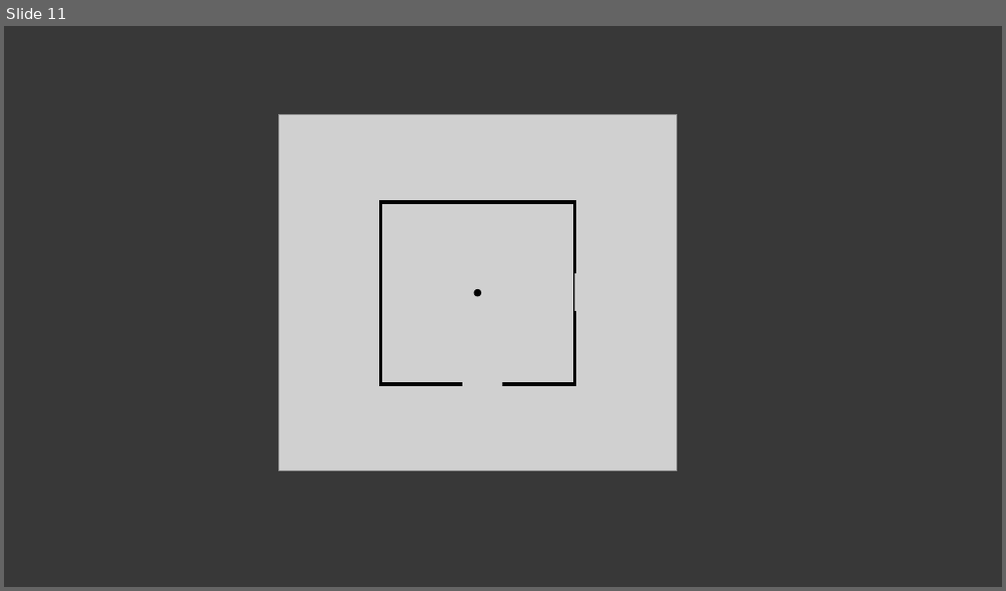
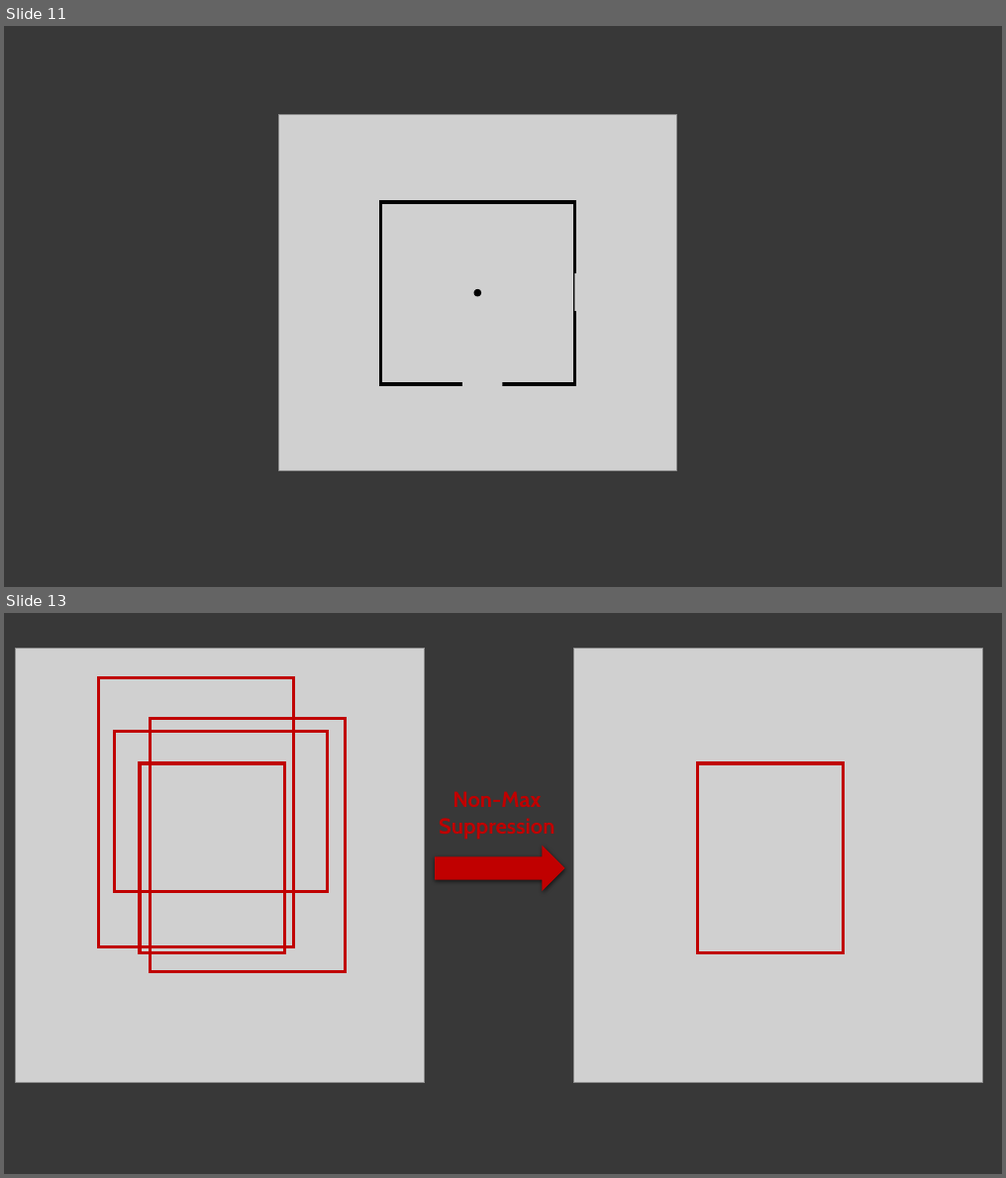
Before and after one commit to mhrafiei/figures, a slide deck: 20240422.pptx. Shown one above the other, each under a label of ours: slide 11 before the commit, slides 11 and 13 after it; the slides between them are not shown. The pictures are 1006x591 and 1006x1178 pixels, drawn with LibreOffice and Linux fonts; fonts in the diff are those of the drawing; grey boxes stand for pictures. Boxes give left, top, right and bottom in pixels: in the first picture for what was removed or moved away, otherwise in the second. Text is boxed around its words. In the diff, an @@ line names an element or a change of style, - is before the commit and + after.

```diff
--- a/20240422.pptx
+++ b/20240422.pptx
@@ slide 13 added at (4,613,1002,1174), background #383838 @@
@@ picture added at (573,649,982,1083) @@
@@ group added at (16,649,425,1083): 4 rectangles, 1 picture @@
@@ rectangle added at (697,763,843,954), outline #C00000 3 pt @@
@@ text added at (439,791,554,840), 21 pt, text #C00000, bold @@
+Non-Max Suppression
@@ right arrow added at (436,845,565,891), fill #C00000 @@
```
Also in this commit, not shown: 1 other slide added, 2 other files.
